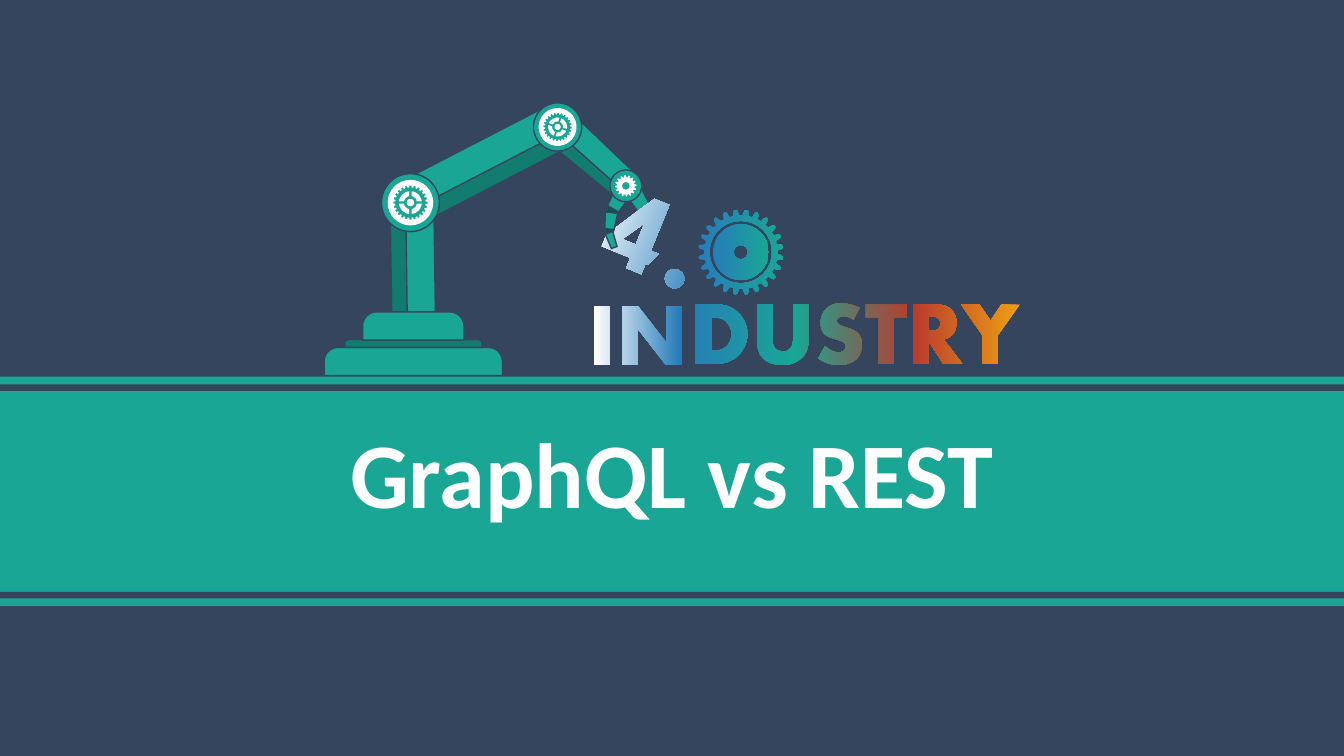
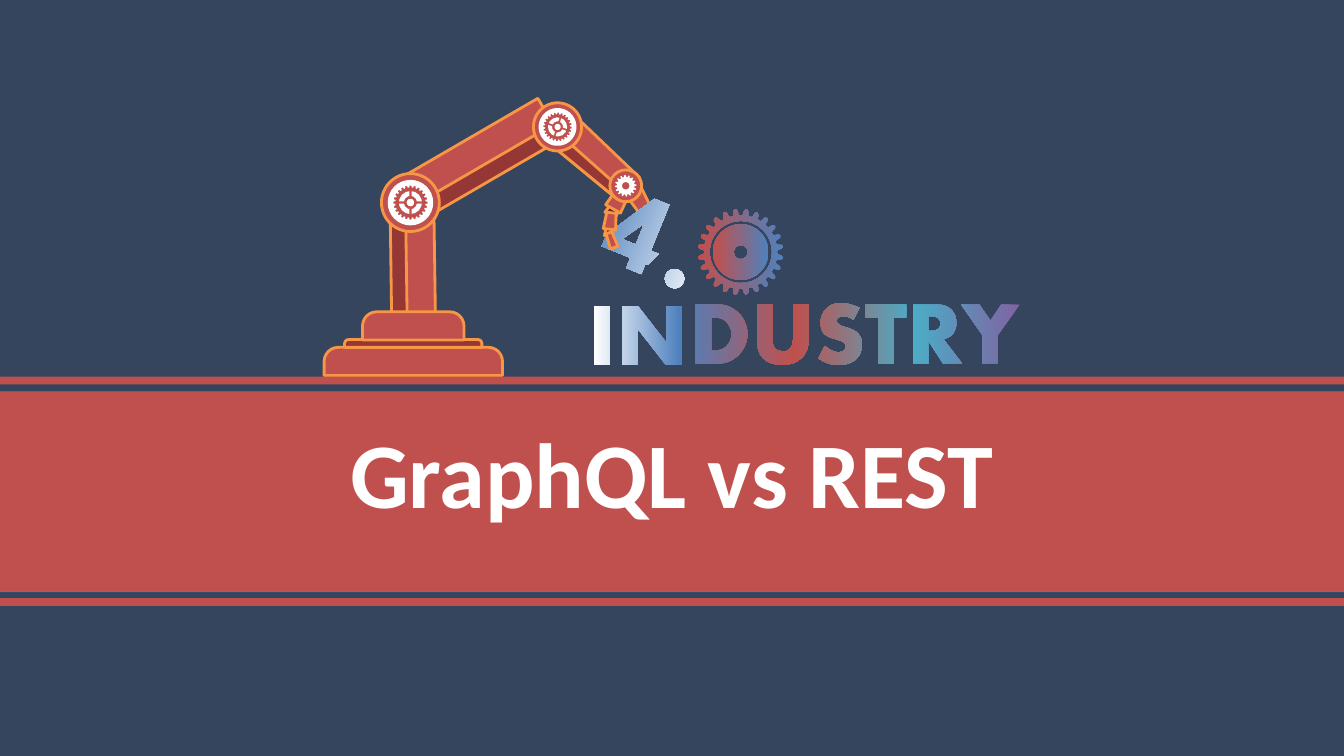
Before and after one commit to thanhlongvl/sportdemo, a slide deck: slide 6 of thuyettrinhgfinal_1.pptx. Drawn at 1344x756 pixels with LibreOffice and Linux fonts; fonts in the diff are those of the drawing. Boxes give left, top, right and bottom in pixels: in the first picture for what was removed or moved away, otherwise in the second. Text is boxed around its words. In the diff, an @@ line names an element or a change of style, - is before the commit and + after.

```diff
--- a/thuyettrinhgfinal_1.pptx
+++ b/thuyettrinhgfinal_1.pptx
@@ rounded rectangle at (x1=407, y1=99, x2=560, y2=214): fill #19A695 to #C0504D; outline #35455E 1 pt to #F79646 2 pt; rotation 242 to 239 degrees @@
@@ outline redrawn in 4 elements at (x1=546, y1=116, x2=570, y2=140), (x1=388, y1=179, x2=434, y2=225), (x1=610, y1=171, x2=642, y2=202), (x1=534, y1=103, x2=580, y2=150) @@
@@ rounded rectangle at (x1=422, y1=125, x2=561, y2=216): fill #137D70 to #953735; outline #35455E 1 pt to #F79646 2 pt; rotation 242 to 239 degrees @@
@@ fill #19A695 to #C0504D; outline #35455E 1 pt to #F79646 2 pt in 10 elements at (x1=627, y1=187, x2=653, y2=215), (x1=641, y1=214, x2=655, y2=232), (x1=641, y1=233, x2=653, y2=250), (x1=546, y1=111, x2=642, y2=203), (x1=527, y1=97, x2=588, y2=157), (x1=325, y1=348, x2=503, y2=376), (x1=391, y1=198, x2=435, y2=324), (x1=363, y1=312, x2=465, y2=340), (x1=603, y1=164, x2=649, y2=209), (x1=381, y1=173, x2=439, y2=231) @@
@@ freeform shape at (x1=597, y1=188, x2=709, y2=291): fill gradient #FFFFFF to #277DBA to gradient #FFFFFF to #4F81BD; outline redrawn @@
@@ trapezoid at (x1=605, y1=205, x2=619, y2=218): fill #0C534A to #632523; outline #35455E 1 pt to #F79646 2 pt; mirrored; rotation 209 to 29 degrees @@
@@ trapezoid at (x1=605, y1=185, x2=632, y2=213): fill #19A695 to #C0504D; outline #35455E 1 pt to #F79646 2 pt; mirrored; rotation 209 to 29 degrees @@
@@ trapezoid at (x1=639, y1=207, x2=654, y2=220): fill #0C534A to #632523; outline #35455E 1 pt to #F79646 2 pt @@
@@ trapezoid at (x1=603, y1=212, x2=617, y2=230): fill #19A695 to #C0504D; outline #35455E 1 pt to #F79646 2 pt; mirrored; rotation 186 to 6 degrees @@
@@ trapezoid at (x1=604, y1=227, x2=614, y2=236): fill #0C534A to #632523; outline #35455E 1 pt to #F79646 2 pt; mirrored; rotation 186 to 6 degrees @@
@@ trapezoid at (x1=606, y1=232, x2=618, y2=249): fill #19A695 to #C0504D; outline #35455E 1 pt to #F79646 2 pt; mirrored; rotation 160 to 340 degrees @@
@@ trapezoid at (x1=645, y1=229, x2=655, y2=239): fill #0C534A to #632523; outline #35455E 1 pt to #F79646 2 pt @@
@@ freeform shape at (x1=699, y1=210, x2=783, y2=294): fill gradient #277DBA to #19A695 to gradient #4F81BD to #C0504D; outline redrawn @@
@@ freeform shape at (x1=713, y1=224, x2=768, y2=279): fill gradient #277DBA to #19A695 to gradient #4F81BD to #C0504D @@
@@ freeform shape at (x1=595, y1=303, x2=1020, y2=365): fill gradient #EE9E13 to #BA3C2E to #19A695 to #277DBA to #FFFFFF to gradient #8064A2 to #4BACC6 to #C0504D to #4F81BD to #FFFFFF; outline redrawn @@
@@ fill #137D70 to #953735; outline #35455E 1 pt to #F79646 2 pt in 3 elements at (x1=546, y1=130, x2=626, y2=203), (x1=390, y1=199, x2=407, y2=324), (x1=345, y1=340, x2=482, y2=348) @@
@@ rectangle at (x1=1, y1=392, x2=1344, y2=442): fill #EE9E13 to #8064A2 @@
@@ rectangle at (x1=1, y1=441, x2=1344, y2=492): fill #9AB854 to #9BBB59 @@
@@ rectangle at (x1=1, y1=542, x2=1344, y2=592): fill #277DBA to #4F81BD @@
@@ fill #19A695 to #C0504D in 4 elements at (x1=0, y1=391, x2=1344, y2=592), (x1=0, y1=377, x2=1344, y2=385), (x1=1, y1=492, x2=1344, y2=542), (x1=0, y1=599, x2=1344, y2=607) @@
```
Also in this commit, not shown: 24 other slides changed, 1 slide added, 2 other files.
